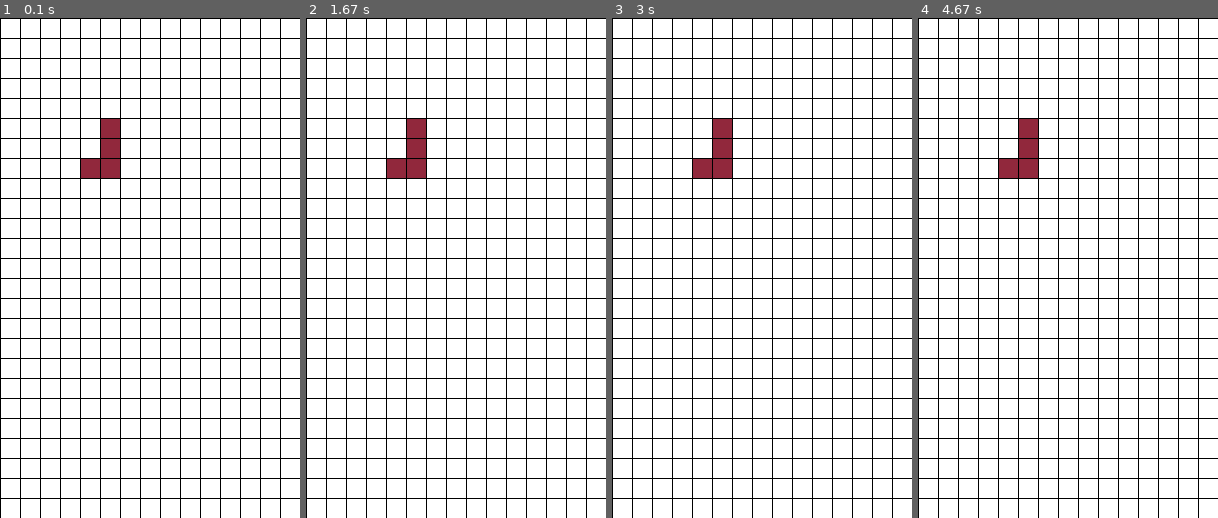
Above: before the commit, frames 1-4 (left to right).
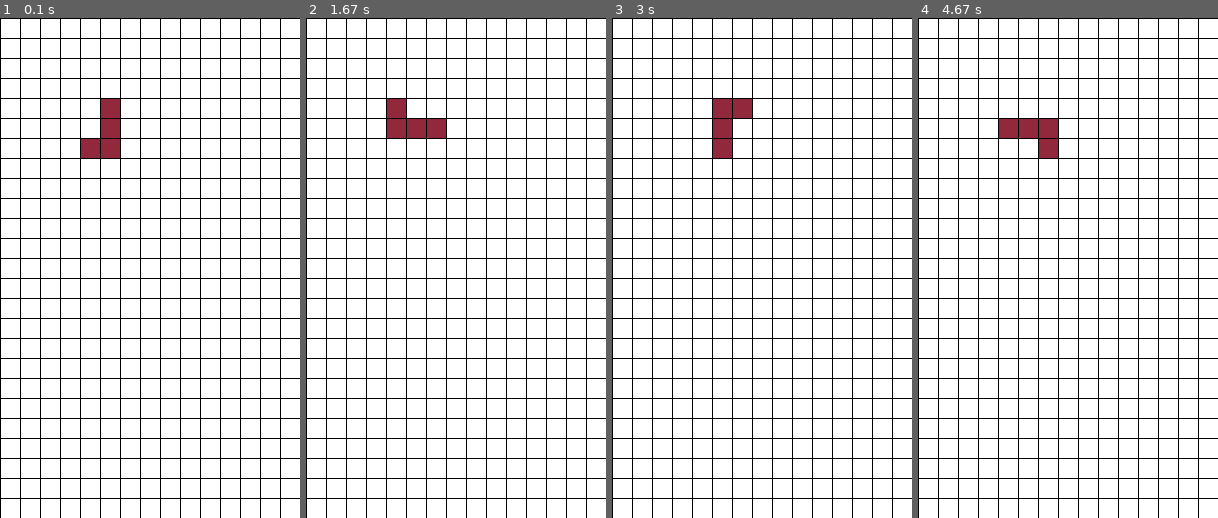
Above: after the commit, the same moments.

Repository: hakosaj/PygameAI
Game: pygame game, started from tetris/tetris.py
Same seed, same stepped clock (60 frames per second), same inputs: the game is played once before the commit and once after it.
Inputs:
- Up to frame 1 (0.1 s): no input
- Up to frame 2 (1.67 s): tap Space at 0.33, 0.73, 1.03, 1.23, 1.57 s
- Up to frame 3 (3 s): tap Space at 1.87, 2.07, 2.37, 2.63, 2.97 s
- Up to frame 4 (4.67 s): tap Space at 3.27, 3.4, 3.8, 4.1, 4.47 s

The runs differ from the first frame. In frame 1, 1.0% of the frame differs, in the area x 27-40%, y 16-32%; in frame 2, 1.4%, in the area x 27-47%, y 16-32%; in frame 3, 1.0%; in frame 4, 1.4%.

Commit message:
Tetris block rotation for j-block

Diff:
--- a/tetris/block.py
+++ b/tetris/block.py
@@ -23,16 +23,24 @@
         self.squares=[]
         self.rotation = 0
         self.color = RED
+        self.offset=0
 
     #Anna perusblokki ekana, sitten muut suhteessa tähän. Rotateblock j siirtää kaikkia 2 eteenpäin
-    def createConfiguration(self):
+    def createConfiguration(self,offset):
         if (self.configuration=="j"):
             xp=self.x
-            yp=self.y+1
+            yp=self.y
+            self.offset=(self.offset+offset)%8
+            print(self.offset)
             self.squares.append(self.grid.elementAt(xp,yp))
-            self.squares.append(self.grid.neighborAt(self.grid.elementAt(xp,yp),1))
-            self.squares.append(self.grid.neighborAt(self.grid.elementAt(xp,yp),5))
-            self.squares.append(self.grid.neighborAt(self.grid.elementAt(xp,yp+1),7))
+            self.squares.append(self.grid.neighborAt(self.grid.elementAt(xp,yp),(self.offset%8)))
+            self.squares.append(self.grid.neighborAt(self.grid.elementAt(xp,yp),(4+self.offset)%8))
+            self.squares.append(self.grid.neighborAt(self.grid.elementAt(xp,yp),(5+self.offset)%8))
+
+    def clearSquares(self):
+        self.squares.clear()
 
 
-    #def rotateBlock
+    def rotateBlock(self):
+        self.clearSquares()
+        self.createConfiguration(2)
--- a/tetris/grid.py
+++ b/tetris/grid.py
@@ -22,7 +22,6 @@
 
 
     def createSquares(self):
-
         for xn in range(self.x0):
             col=[]
             for yn in range(self.y0):
@@ -32,7 +31,7 @@
 
     def modifyBlock(self,block):
         block.rotateBlock()
-        addBlock(block)
+        self.addBlock(block)
 
     def addBlock(self,block):
         for item in self.squares:
@@ -53,22 +52,22 @@
     def neighborAt(self,square,orientation):
         xs=square.xcoord
         ys=square.ycoord
-        if(orientation==1):
+        if(orientation==0):
             return self.elementAt(xs,ys-1)
+        elif(orientation==1):
+            return self.elementAt(xs+1,ys-1)
         elif(orientation==2):
-            return self.elementAt(xs+1,ys-1)
+            return self.elementAt(xs+1,ys)
         elif(orientation==3):
-            return self.elementAt(xs+1,ys)
+            return self.elementAt(xs+1,ys+1)
         elif(orientation==4):
-            return self.elementAt(xs+1,ys+1)
+            return self.elementAt(xs,ys+1)
         elif(orientation==5):
-            return self.elementAt(xs,ys+1)
+            return self.elementAt(xs-1,ys+1)
         elif(orientation==6):
-            return self.elementAt(xs-1,ys+1)
+            return self.elementAt(xs-1,ys)
         elif(orientation==7):
-            return self.elementAt(xs-1,ys)
-        elif(orientation==8):
-            return self.elementAt(xs-1,ys+1)
+            return self.elementAt(xs-1,ys-1)
         else:
             print("Not a valid orientation")
             return square
--- a/tetris/tetris.py
+++ b/tetris/tetris.py
@@ -25,7 +25,7 @@
 #Screen objects
 g.createSquares()
 b = Block(5,5,"j",g)
-b.createConfiguration()
+b.createConfiguration(0)
 g.addBlock(b)
 
 
@@ -66,6 +66,8 @@
             if event.key == pygame.K_ESCAPE:
                 pygame.quit()
                 sys.exit()
+            if event.key == pygame.K_SPACE:
+                g.modifyBlock(b)
 
 
     g.drawGrid()
